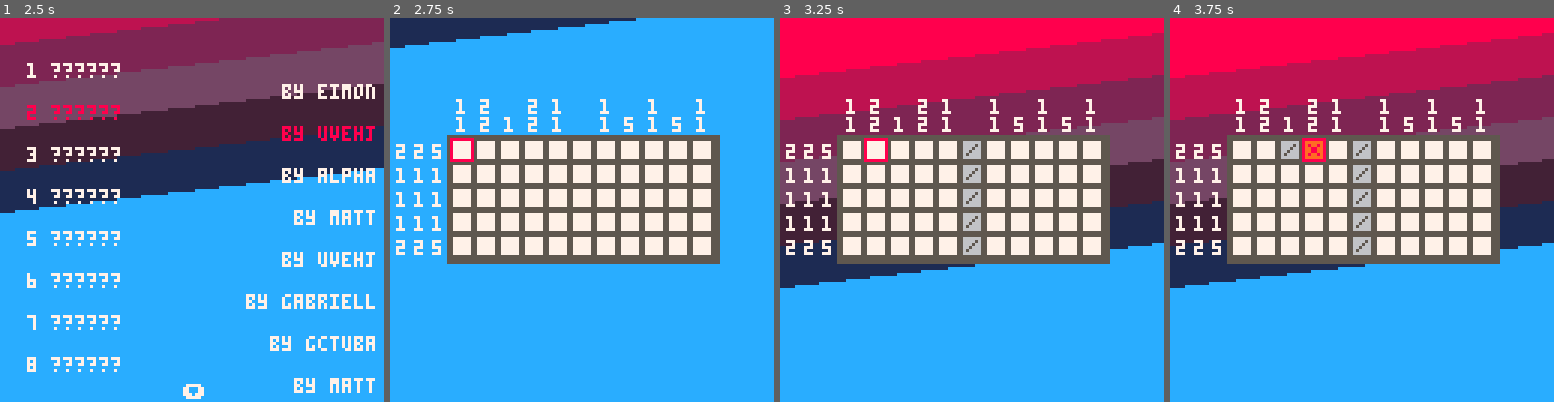
Above: before the commit, frames 1-4 (left to right).
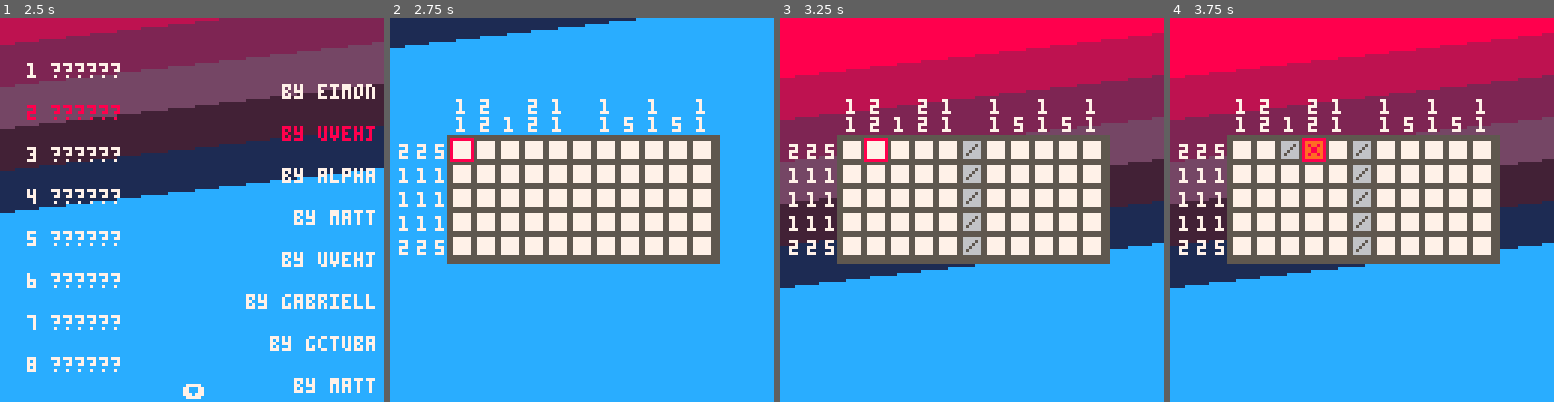
Above: after the commit, the same moments.

Repository: uvehj/VNonograms
Game: PICO-8 cartridge cartridges/vnonogramshltb.p8
Two runs of this game, one before a commit and one after it. Both use one fixed random seed, a clock stepped at 60 frames per second and the inputs below.
Inputs:
- Up to frame 1 (2.5 s): tap O (Z key) at 0.33, 0.7, 1.43, 2.22 s; tap X (X key) at 1.07, 2.07, 2.4 s; hold Left 1.97-2.37 s; hold Down from 2.42 s (still down)
- Up to frame 2 (2.75 s): keep holding Down; tap X (X key) at 2.73 s
- Up to frame 3 (3.25 s): release Down at 2.82 s; hold Right from 2.87 s (still down); tap X (X key) at 3.07 s; tap O (Z key) at 3.1 s
- Up to frame 4 (3.75 s): tap X (X key) at 3.4, 3.73 s; release Right at 3.53 s; hold Up from 3.58 s (still down)

Frame 1 is identical in both runs. In frame 2, 0.9% of the frame differs, in the area x 1-15%, y 32-62%; in frame 3, 0.9%; in frame 4, 0.9%.

Commit message:
fix: fix row hint numbers

Diff:
--- a/cartridges/vnonogramshltb.p8
+++ b/cartridges/vnonogramshltb.p8
@@ -262,16 +262,13 @@
     --row numbers
     local ynum = puzzle.y + 2
     for row in all(puzzle.rownumbers) do
-        local xnum = puzzle.x - #row * 6
-        for number in all(row) do
-            if number >= 10 then
-                print(number,xnum-3,ynum,7)
-            else
-                print(number,xnum,ynum,7)
-            end
-            xnum += 6
-            if flr(number/10) > 0 then
-                xnum += 4
+        local xnum = puzzle.x + 1
+        if(#row>0) do
+            for i=#row, 1, -1 do
+                xnum -= 6
+                if (row[i] >= 10) xnum -= 4
+                print(row[i],xnum,ynum,7)
+                i-=1
             end
         end
         ynum += 8
@@ -375,14 +372,6 @@
 end
 
 function update_buttons_finish()
-    if btnp(4) or btnp(5) then
-        sfx(2)
-        state = 0
-        band.objective= band.defaults[menustate]
-    end
-end
-
-function update_buttons_error()
     if btnp(4) or btnp(5) then
         sfx(2)
         state = 0
